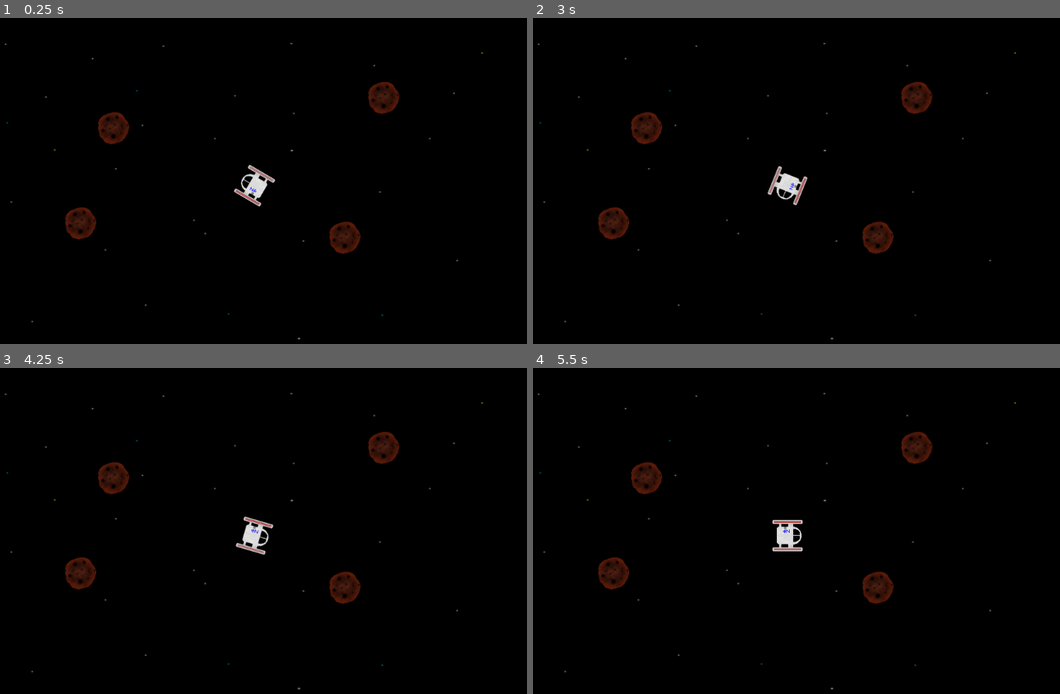
Above: before the commit, frames 1-4 (two rows, left to right).
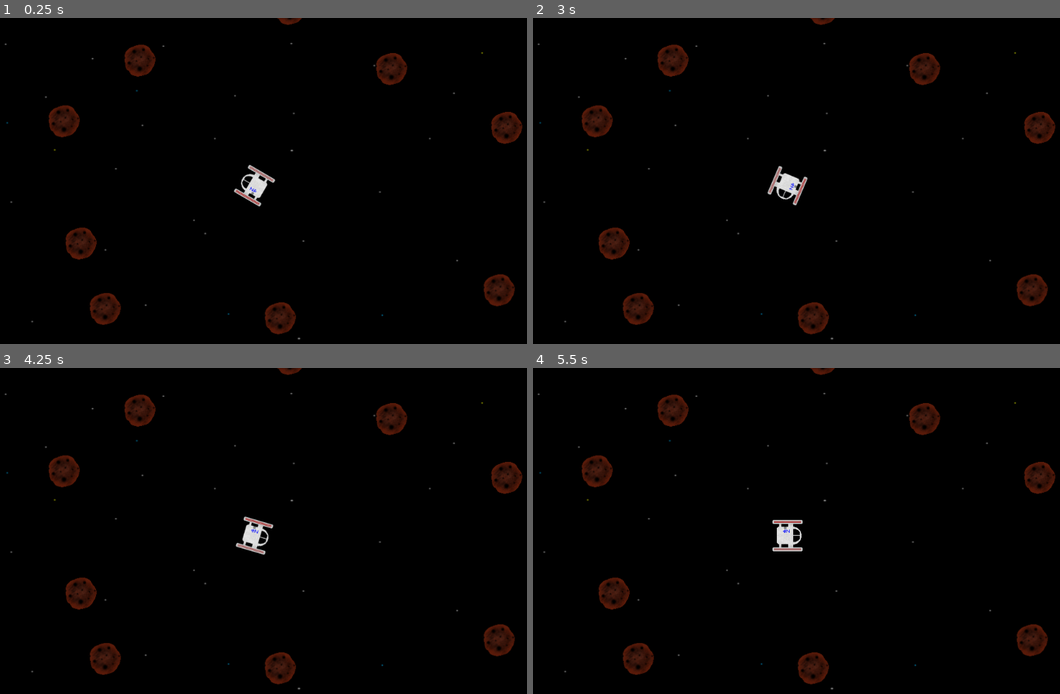
Above: after the commit, the same moments.

Repository: FullCloakStudios/Tantam-Locus
Game: Godot game, scene res://Levels/World.tscn
Two runs of this game, one before a commit and one after it. Both use one fixed random seed, a clock stepped at 60 frames per second and the inputs below.
Inputs (mouse positions are in pixels of both pictures, inside the frame that each line leads up to):
- Up to frame 1 (0.25 s): no input
- Up to frame 2 (3 s): tap Enter at 0.5, 2 s; move the mouse to (912, 167) at 0.52 s; click (912, 167) at 0.67 s; tap Space at 1.25, 2.75 s; move the mouse to (675, 203) at 1.27 s; click (675, 203) at 1.42 s; move the mouse to (843, 112) at 2.02 s; click (843, 112) at 2.17 s; move the mouse to (759, 252) at 2.77 s; click (759, 252) at 2.92 s
- Up to frame 3 (4.25 s): tap Enter at 3.5 s; move the mouse to (426, 586) at 3.52 s; click (426, 586) at 3.67 s
- Up to frame 4 (5.5 s): tap Space at 4.25 s; move the mouse to (617, 485) at 4.27 s; click (617, 485) at 4.42 s; move the mouse to (817, 534) at 5.02 s; click (817, 534) at 5.17 s

The runs differ from the first frame. In frame 1, 5.1% of the frame differs, in the area x 9-100%, y 0-98%; in frame 2, 5.2%; in frame 3, 5.1%; in frame 4, 5.1%.
Error after the commit: Parse Error: Indented block expected after declaration of "_fixed_process" function. (res://Scripts/WorldGeneration.gd:9)

Commit message:
Updated a LOT
Like for real just merge

Diff:
--- a/Project Files/Levels/World.tscn
+++ b/Project Files/Levels/World.tscn
@@ -1,34 +1,55 @@
-[gd_scene load_steps=4 format=2]
+[gd_scene load_steps=5 format=2]
 
-[ext_resource path="res://Prefabs/Player.tscn" type="PackedScene" id=1]
-[ext_resource path="res://Prefabs/Astroid.tscn" type="PackedScene" id=2]
-[ext_resource path="res://Prefabs/background.tscn" type="PackedScene" id=3]
+[ext_resource path="res://Scripts/WorldGeneration.gd" type="Script" id=1]
+[ext_resource path="res://Prefabs/Player.tscn" type="PackedScene" id=2]
+[ext_resource path="res://Prefabs/Astroid.tscn" type="PackedScene" id=3]
+[ext_resource path="res://Prefabs/background.tscn" type="PackedScene" id=4]
 
 [node name="World" type="Node2D"]
 
-position = Vector2( 2.51758, 0 )
+script = ExtResource( 1 )
 _sections_unfolded = [ "Transform" ]
 
-[node name="playerShip" parent="." instance=ExtResource( 1 )]
+[node name="playerShip" parent="." instance=ExtResource( 2 )]
 
 ship = NodePath(".")
 
-[node name="StaticBody2D" parent="." instance=ExtResource( 2 )]
+[node name="AstroidTypeA" parent="." instance=ExtResource( 3 )]
 
-position = Vector2( -311.625, 67.2598 )
+position = Vector2( -341.076, -115.356 )
 
-[node name="StaticBody2D2" parent="." instance=ExtResource( 2 )]
+[node name="AstroidTypeA2" parent="." instance=ExtResource( 3 )]
 
-position = Vector2( -252.839, -103.07 )
+position = Vector2( 243.487, -208.887 )
 
-[node name="StaticBody2D3" parent="." instance=ExtResource( 2 )]
+[node name="AstroidTypeA3" parent="." instance=ExtResource( 3 )]
 
-position = Vector2( 160.173, 92.8846 )
+position = Vector2( -311.013, 103.437 )
 
-[node name="StaticBody2D4" parent="." instance=ExtResource( 2 )]
+[node name="AstroidTypeA4" parent="." instance=ExtResource( 3 )]
 
-position = Vector2( 229.511, -157.334 )
+position = Vector2( -205.792, -223.918 )
 
-[node name="ParallaxBackground" parent="." instance=ExtResource( 3 )]
+[node name="AstroidTypeA5" parent="." instance=ExtResource( 3 )]
+
+position = Vector2( 435.558, 186.947 )
+
+[node name="AstroidTypeA6" parent="." instance=ExtResource( 3 )]
+
+position = Vector2( 448.92, -103.665 )
+
+[node name="AstroidTypeA7" parent="." instance=ExtResource( 3 )]
+
+position = Vector2( -267.588, 220.35 )
+
+[node name="AstroidTypeA9" parent="." instance=ExtResource( 3 )]
+
+position = Vector2( 62.1868, -316.498 )
+
+[node name="AstroidTypeA8" parent="." instance=ExtResource( 3 )]
+
+position = Vector2( 44.7358, 237.052 )
+
+[node name="ParallaxBackground" parent="." instance=ExtResource( 4 )]
 
 layer = -10
--- a/Project Files/Prefabs/Astroid.tscn
+++ b/Project Files/Prefabs/Astroid.tscn
@@ -8,7 +8,7 @@
 custom_solver_bias = 0.0
 radius = 28.2434
 
-[node name="StaticBody2D" type="StaticBody2D"]
+[node name="AstroidTypeA" type="StaticBody2D"]
 
 input_pickable = false
 collision_layer = 1
--- /dev/null
+++ b/Project Files/Prefabs/ExplosionTypeA.tscn
@@ -0,0 +1,33 @@
+[gd_scene load_steps=8 format=2]
+
+[ext_resource path="res://Sprites/Effects/Splode5.png" type="Texture" id=1]
+[ext_resource path="res://Sprites/Effects/Splode4.png" type="Texture" id=2]
+[ext_resource path="res://Sprites/Effects/Splode1.png" type="Texture" id=3]
+[ext_resource path="res://Sprites/Effects/Splode2.png" type="Texture" id=4]
+[ext_resource path="res://Sprites/Effects/Splode3.png" type="Texture" id=5]
+[ext_resource path="res://Scripts/Explosion.gd" type="Script" id=6]
+
+[sub_resource type="SpriteFrames" id=1]
+
+animations = [ {
+"frames": [ ExtResource( 1 ), ExtResource( 2 ), ExtResource( 3 ), ExtResource( 4 ), ExtResource( 5 ), ExtResource( 2 ), ExtResource( 1 ) ],
+"loop": true,
+"name": "default",
+"speed": 10.0
+} ]
+_sections_unfolded = [ "Resource" ]
+
+[node name="ExplosionTypeA" type="Node2D"]
+
+z = 1
+_sections_unfolded = [ "Z" ]
+
+[node name="AnimatedSprite" type="AnimatedSprite" parent="."]
+
+frames = SubResource( 1 )
+animation = "default"
+frame = 1
+playing = true
+script = ExtResource( 6 )
+
+[connection signal="animation_finished" from="AnimatedSprite" to="AnimatedSprite" method="_on_AnimatedSprite_animation_finished"]
--- a/Project Files/Prefabs/Player.tscn
+++ b/Project Files/Prefabs/Player.tscn
@@ -55,7 +55,7 @@
 
 [node name="Gun" type="Node2D" parent="."]
 
-position = Vector2( 0, -30.7068 )
+position = Vector2( 0, -32 )
 scale = Vector2( 0.1, 0.1 )
 script = ExtResource( 3 )
 _sections_unfolded = [ "Transform" ]
--- a/Project Files/Scripts/Bullet.gd
+++ b/Project Files/Scripts/Bullet.gd
@@ -1,5 +1,15 @@
 extends RigidBody2D
 
+var damage = 10
+
+func _ready():
+	set_contact_monitor(true)
+	set_max_contacts_reported(3)
 
 func _fixed_process(delta):
 	add_force(Vector2(), get_global_mouse_position() - get_tree().get_current_scene().get_node("playerShip").position)
+	var bodies=get_colliding_bodies()
+	for i in bodies:
+		if "health" in i:
+			i.health -= damage
+			free()
--- /dev/null
+++ b/Project Files/Scripts/Explosion.gd
@@ -0,0 +1,5 @@
+extends AnimatedSprite
+
+func _on_AnimatedSprite_animation_finished():
+	get_parent().get_parent().queue_free()
+	queue_free()
--- a/Project Files/Scripts/PureHealth.gd
+++ b/Project Files/Scripts/PureHealth.gd
@@ -1,10 +1,21 @@
 extends Node
 
 export(float) var health
+var doSplode = true
 
 func _fixed_process(delta):
 	if(health < 1):
-		get_node(".").free()
-
-func hit_by_bullet():
-	health = 0
+		if(doSplode):
+			doSplode = false
+			var explosion = preload("res://Prefabs/ExplosionTypeA.tscn").instance()
+			explosion.translate(Vector2(rand_range(-10,10),rand_range(-10,10)))
+			explosion.scale *= 1.3
+			add_child(explosion)
+			if(rand_range(0,5) > 1):
+				var explosion2 = preload("res://Prefabs/ExplosionTypeA.tscn").instance()
+				explosion2.translate(Vector2(rand_range(-10,10) - 5,rand_range(-10,10)))
+				add_child(explosion2)
+			if(rand_range(0,5) > 1):
+				var explosion3 = preload("res://Prefabs/ExplosionTypeA.tscn").instance()
+				explosion3.translate(Vector2(rand_range(-10,10) + 3,rand_range(-10,10) - 2))
+				add_child(explosion3)
--- /dev/null
+++ b/Project Files/Scripts/WorldGeneration.gd
@@ -0,0 +1,8 @@
+extends Node2D
+
+
+
+func _ready():
+	var playerShip = $"playerShip"
+
+func _fixed_process(delta):
Binary file added: Project Files/Sprites/Effects/Shot1.png
Not shown, added: Project Files/Sprites/Effects/Shot1.png.import
Binary file added: Project Files/Sprites/Effects/Shot2.png
Not shown, added: Project Files/Sprites/Effects/Shot2.png.import
Binary file added: Project Files/Sprites/Effects/Shot3.png
Not shown, added: Project Files/Sprites/Effects/Shot3.png.import
Binary file added: Project Files/Sprites/Effects/Shot4.png
Not shown, added: Project Files/Sprites/Effects/Shot4.png.import
Binary file added: Project Files/Sprites/Effects/Splode1.png
Not shown, added: Project Files/Sprites/Effects/Splode1.png.import
Binary file added: Project Files/Sprites/Effects/Splode2.png
Not shown, added: Project Files/Sprites/Effects/Splode2.png.import
(and 6 more such lines)
